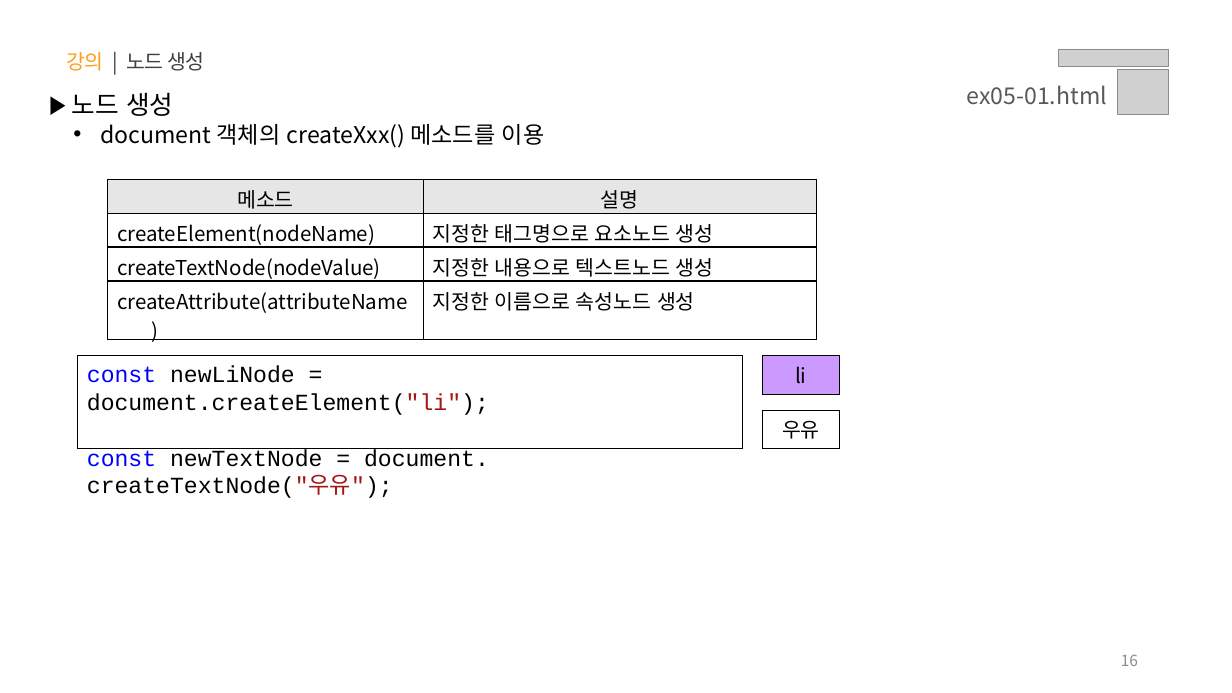
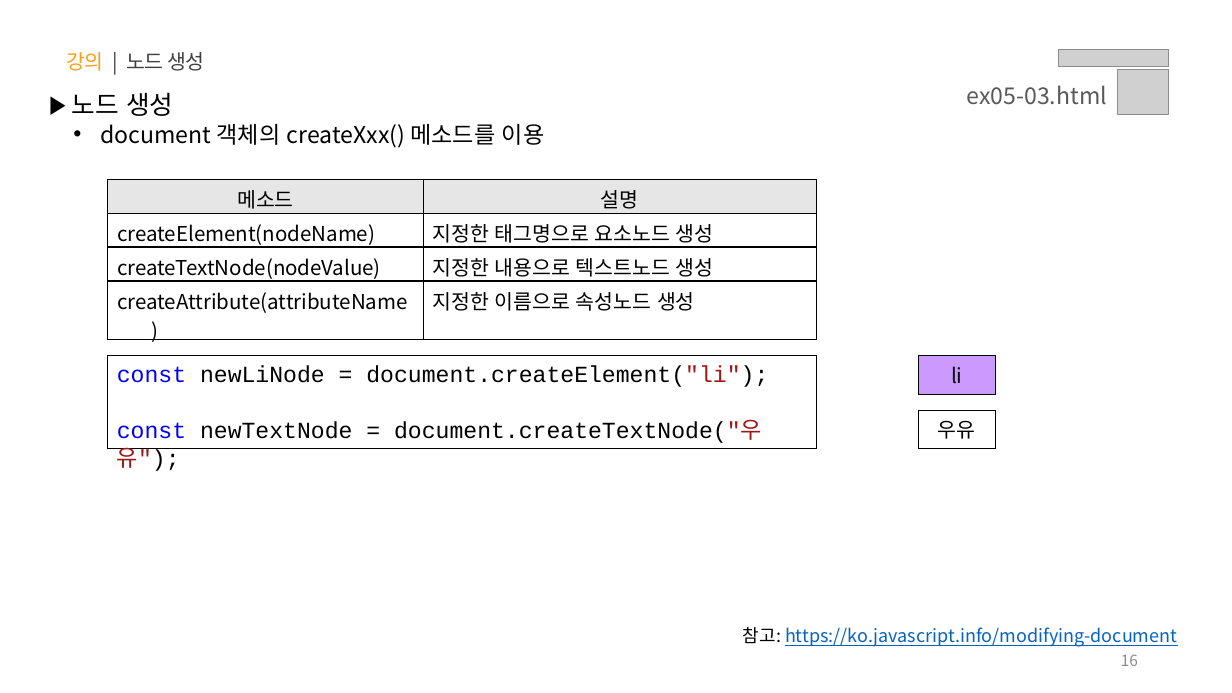
Before and after one commit to jeong0403/learn-JS, a slide deck: slide 16 of PPT/05.자바스크립트 - 클라이언트 사이드(Event, DOM, Ajax, Web APIs).pptx. Drawn at 1232x693 pixels with LibreOffice and Linux fonts; fonts in the diff are those of the drawing; grey boxes stand for pictures. Boxes give left, top, right and bottom in pixels: in the first picture for what was removed or moved away, otherwise in the second. Text is boxed around its words. In the diff, an @@ line names an element or a change of style, - is before the commit and + after.

```diff
--- a/PPT/05.자바스크립트 - 클라이언트 사이드(Event, DOM, Ajax, Web APIs).pptx
+++ b/PPT/05.자바스크립트 - 클라이언트 사이드(Event, DOM, Ajax, Web APIs).pptx
@@ text at box(967, 85, 1107, 105): text changed @@
-ex05-01.html
+ex05-03.html
@@ rectangle "const newLiNode = document.createElement("li");": place and size @@
-rectangle "const newLiNode = document.createElement("li");" at box(78, 356, 742, 449)
+rectangle "const newLiNode = document.createElement("li");" at box(108, 356, 817, 449)
@@ rectangle "li": place and size @@
-rectangle "li" at box(762, 356, 839, 395)
+rectangle "li" at box(919, 356, 995, 395)
@@ rectangle "우유": place and size @@
-rectangle "우유" at box(762, 410, 839, 449)
+rectangle "우유" at box(919, 410, 995, 449)
@@ text added at box(743, 627, 1177, 647), 14 pt, text #0563C1, underline @@
+참고: https://ko.javascript.info/modifying-document
```
Also in this commit, not shown: 17 other slides changed, 15 slides added, 16 other files.
